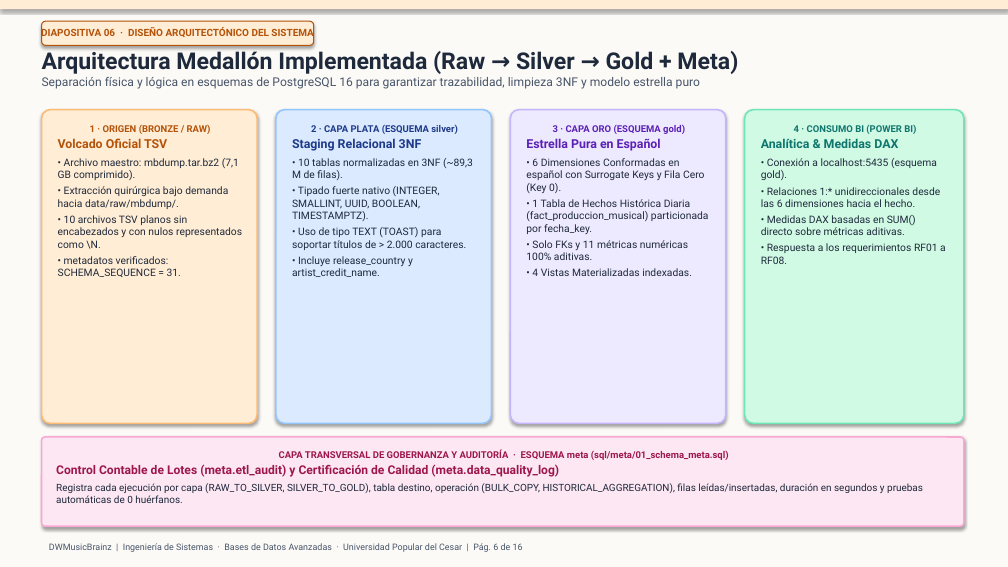
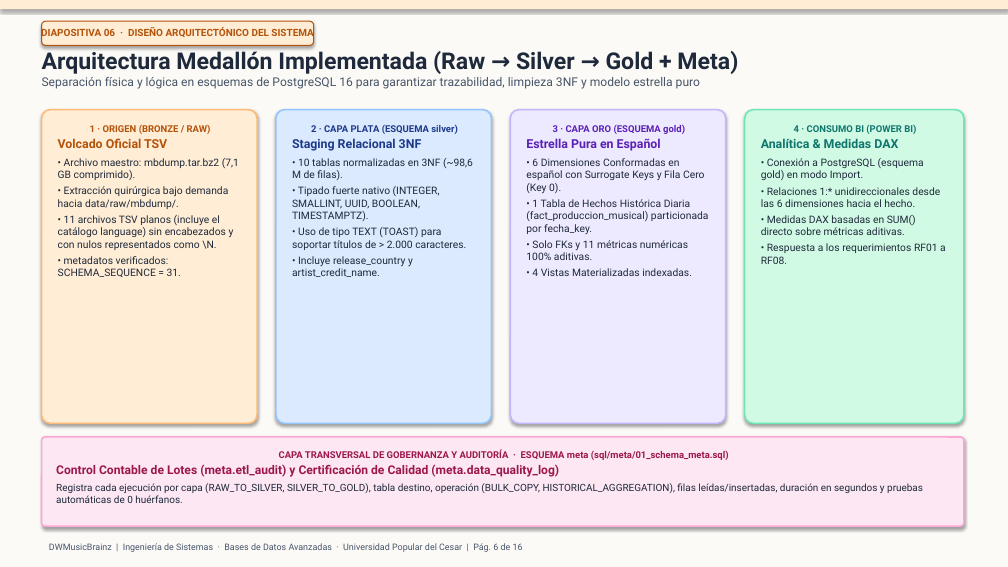
Before and after one commit to srusso1/DWH-MusicBrainz, a slide deck: slide 6 of docs/DWMusicBrainz_Sustentacion.pptx. Drawn at 1008x567 pixels with LibreOffice and Linux fonts; fonts in the diff are those of the drawing. Boxes give left, top, right and bottom in pixels: in the first picture for what was removed or moved away, otherwise in the second. Text is boxed around its words. In the diff, an @@ line names an element or a change of style, - is before the commit and + after.

Commit message:
docs: actualizar documentos de sustentacion con cifras y hallazgos corregidos
- Volumetria real de silver y gold (98,6 M filas, 16 GB, hecho de 2.967.681 filas)
- 15 particiones, catalogo silver.language y nombres oficiales de idioma
- Regla de fecha sin imputar con el anio del artista y conteos aditivos
- Conclusion de RF05 basada en los coeficientes de Pearson reales
- Declarar python-pptx en requirements

```diff
--- a/docs/DWMusicBrainz_Sustentacion.pptx
+++ b/docs/DWMusicBrainz_Sustentacion.pptx
@@ text in rounded rectangle at <box>292,158,473,180</box>: text changed @@
-• 10 tablas normalizadas en 3NF (~89,3 M de filas).
+• 10 tablas normalizadas en 3NF (~98,6 M de filas).
@@ text in rounded rectangle at <box>761,158,924,180</box>: text changed @@
-• Conexión a localhost:5435 (esquema gold).
+• Conexión a PostgreSQL (esquema gold) en modo Import.
@@ text in rounded rectangle at <box>58,215,234,250</box>: text changed @@
-• 10 archivos TSV planos sin encabezados y con nulos representados como \N.
+• 11 archivos TSV planos (incluye el catálogo language) sin encabezados y con nulos representados como \N.
```
Also in this commit, not shown: 11 other slides changed, 5 other files.
